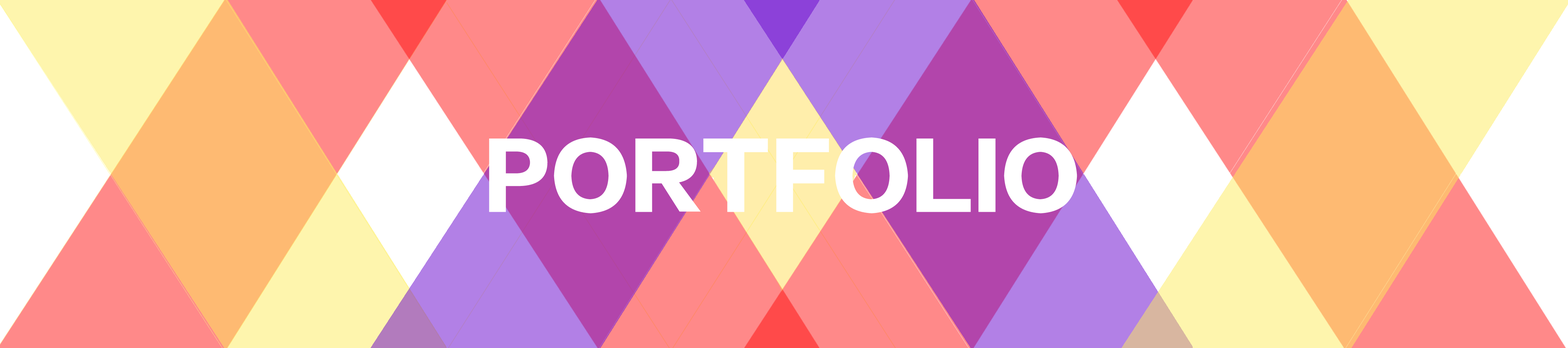
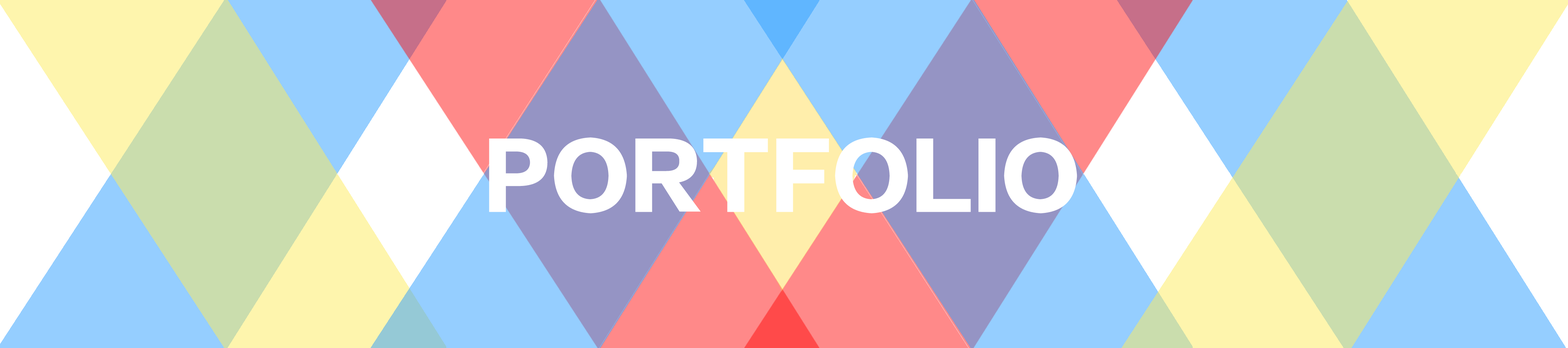
Layers edited between the first and the second 1568 × 348 image:
painted on "Layer 1 copy 5" over (x1=744, y1=0, x2=1193, y2=348)
painted on "Layer 1 copy 2" over (x1=370, y1=0, x2=820, y2=348)
painted on "Layer 1 copy 8" over (x1=1117, y1=0, x2=1566, y2=348)
painted on "Layer 1" over (x1=0, y1=0, x2=447, y2=348)
renamed "Background" to "Layer 3", painted on it over (x1=0, y1=0, x2=1566, y2=348)
